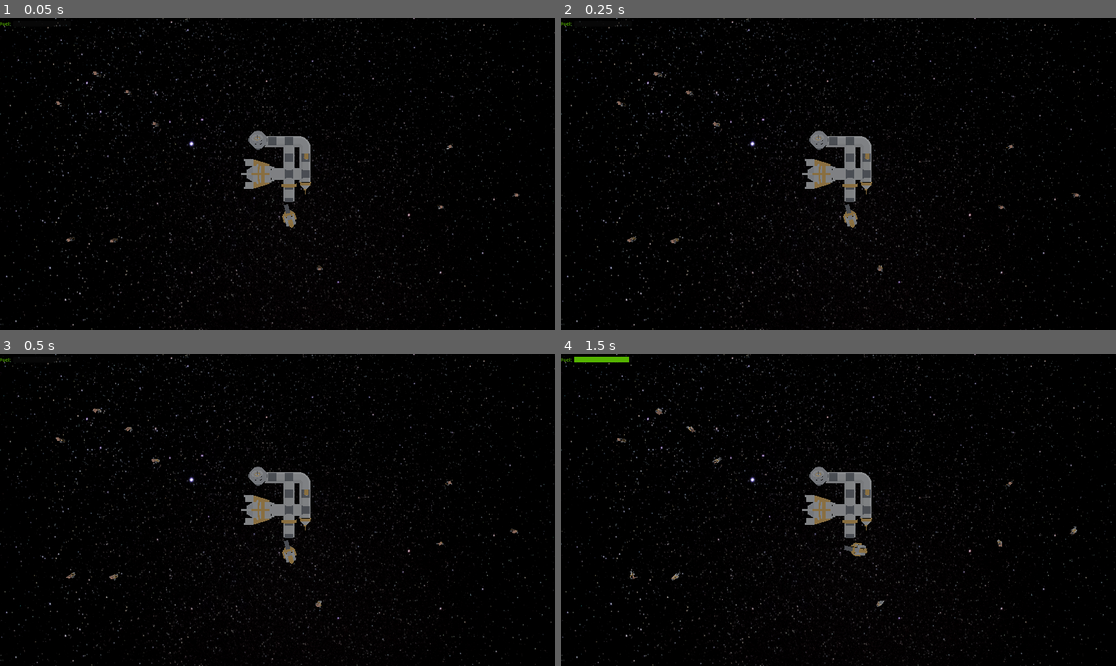
Above: before the commit, frames 1-4 (two rows, left to right).
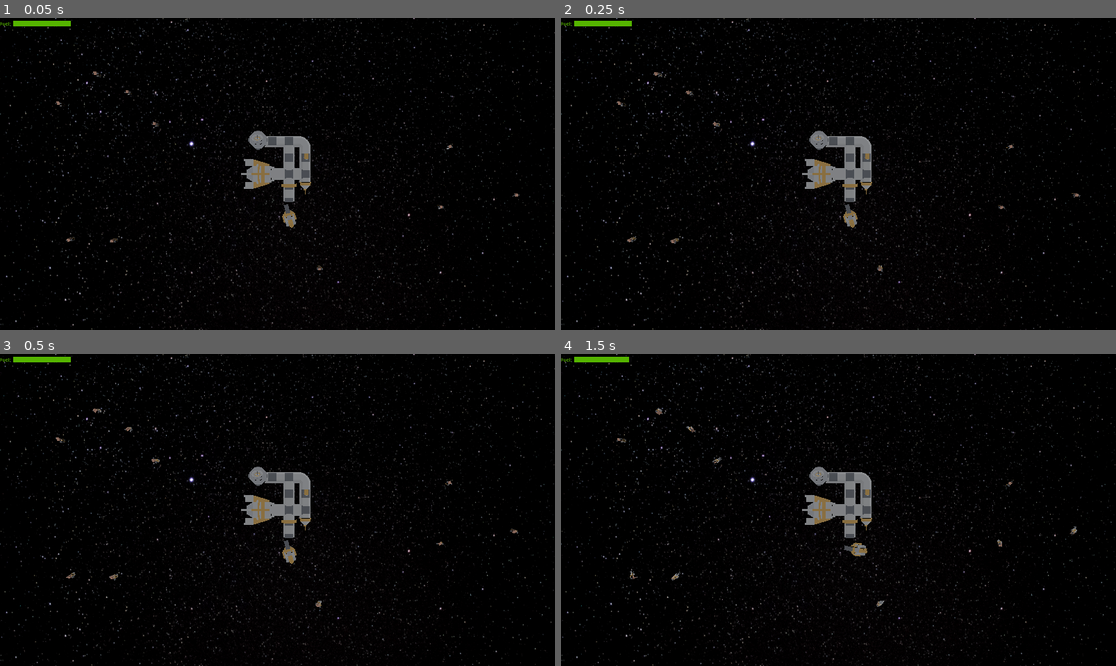
Above: after the commit, the same moments.

Repository: SiJiL82/limited-space
Game: Godot game, scene res://assets/Scenes/world.tscn
Same seed, same stepped clock (60 frames per second), same inputs: the game is played once before the commit and once after it.
Inputs (mouse positions are in pixels of both pictures, inside the frame that each line leads up to):
- Up to frame 1 (0.05 s): no input
- Up to frame 2 (0.25 s): no input
- Up to frame 3 (0.5 s): no input
- Up to frame 4 (1.5 s): move the mouse to (960, 494) at 0.52 s; hold Space (thruster) 0.53-1.28 s; move the mouse to (727, 525) at 1.27 s

The runs differ from the first frame. In frame 1, 0.2% of the frame differs, in the area x 2-13%, y 0-3%; in frame 2, 0.2%; in frame 3, 0.2%; in frame 4, nothing differs.

Commit message:
Fix fuel bar init

Diff:
--- a/scripts/FuelBar.gd
+++ b/scripts/FuelBar.gd
@@ -6,6 +6,7 @@
 func _ready():
 	fuel.FuelChanged.connect(update_fuel_display)
 	max_value = fuel.fuel
+	value = max_value
 
 func update_fuel_display(_value):
 	value = _value
